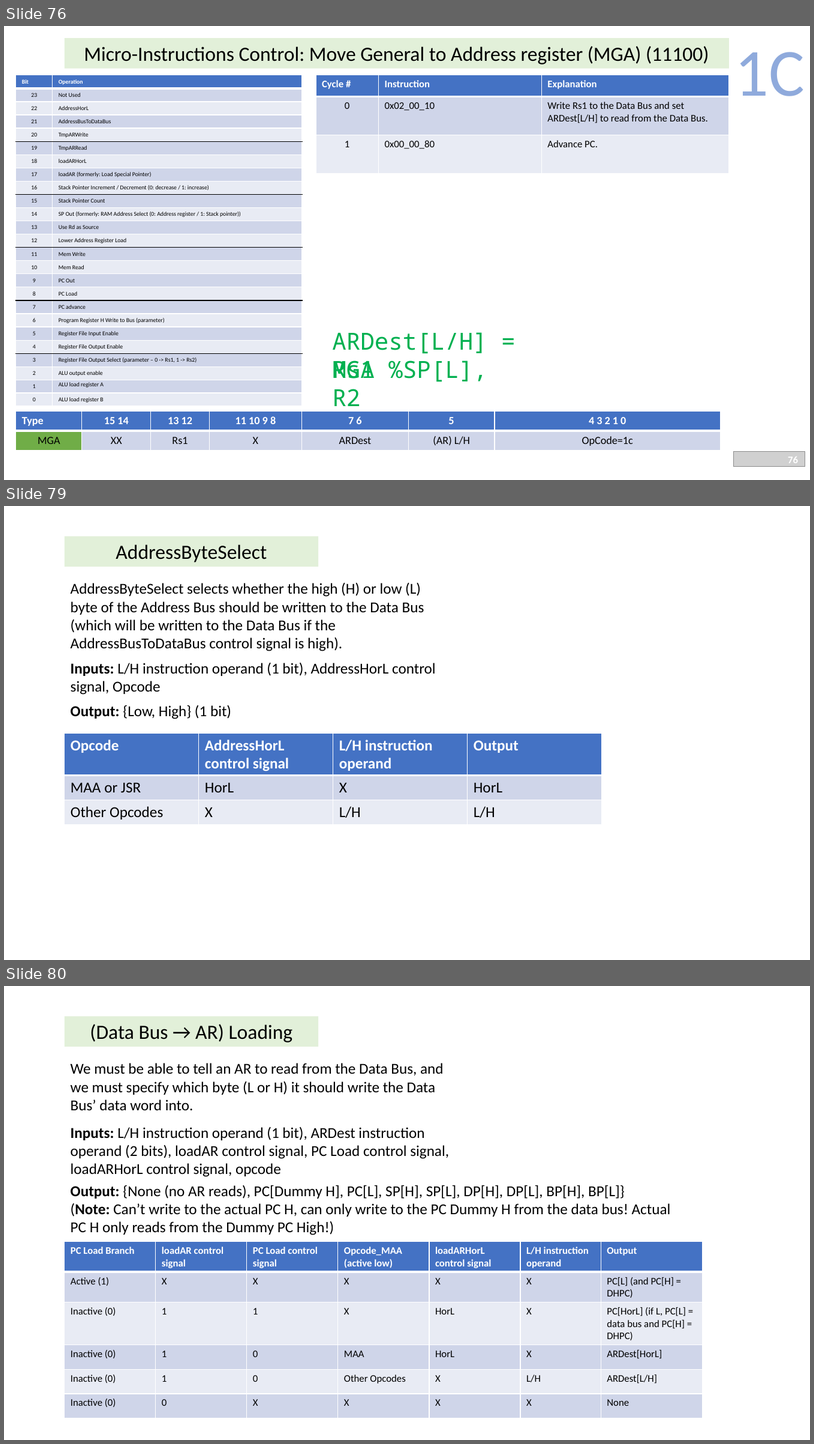
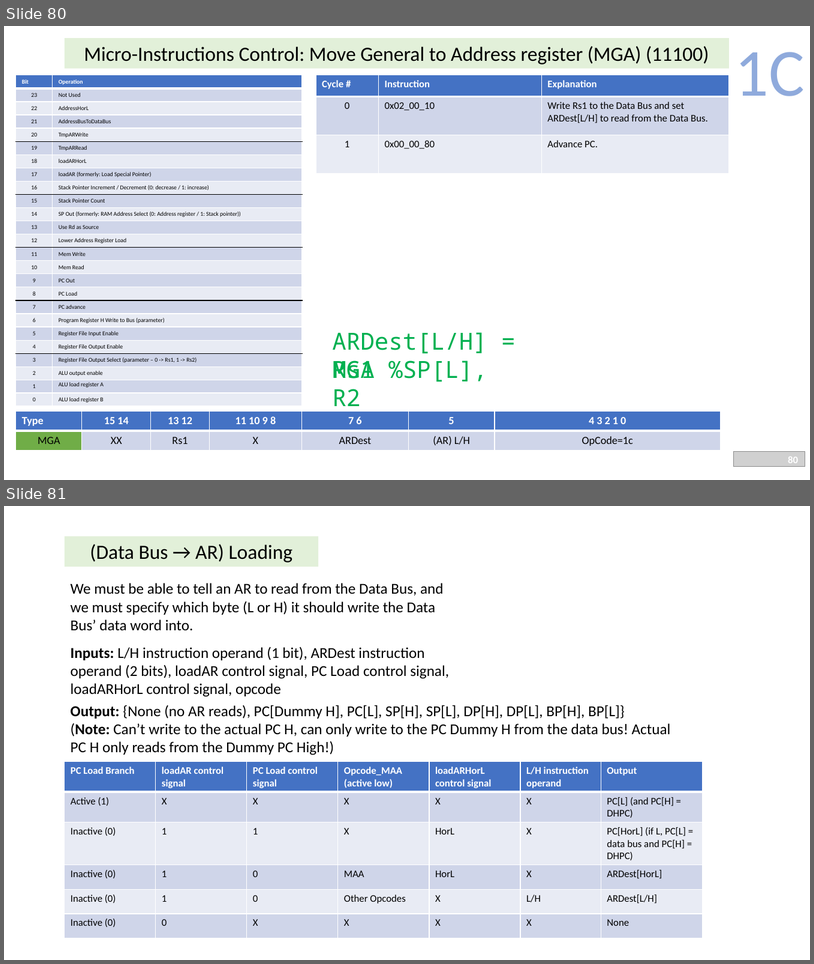
Before and after one commit to gilkeidar/ByteFrost, a slide deck: Documentation/ByteFrost v3.0.pptx. Shown one above the other, each under a label of ours: slides 76, 79 and 80 before the commit, slides 80 and 81 after it; the slides between them are not shown. The pictures are 814x1444 and 814x964 pixels, drawn with LibreOffice and Linux fonts; fonts in the diff are those of the drawing; grey boxes stand for pictures; background and template pictures are left out. Boxes give left, top, right and bottom in pixels: in the first picture for what was removed or moved away, otherwise in the second. Text is boxed around its words. In the diff, an @@ line names an element or a change of style, - is before the commit and + after.

```diff
--- a/Documentation/ByteFrost v3.0.pptx
+++ b/Documentation/ByteFrost v3.0.pptx
@@ slide 79 removed at (4,506,810,960), background #FFFFFF; not listed: 1 template element that a slide beside it also shows @@
@@ title removed at (65,536,318,567) @@
-AddressByteSelect
@@ text removed at (71,582,425,651) @@
-AddressByteSelect selects whether the high (H) or low (L) byte of the Address Bus should be written to the Data Bus (which will be written to the Data Bus if the AddressBusToDataBus control signal is high).
@@ text removed at (71,662,436,694) @@
-Inputs: L/H instruction operand (1 bit), AddressHorL control signal, Opcode
@@ text removed at (71,705,231,719) @@
-Output: {Low, High} (1 bit)
@@ table removed at (65,733,602,824), 3 rows, 4 columns @@
-Opcode | AddressHorL control signal | L/H instruction operand | Output
-MAA or JSR | HorL | X | HorL
-Other Opcodes | X | L/H | L/H
@@ what was slide 76 is now slide 80 @@
@@ page number at (788,456,798,463): text changed @@
-76
+80
@@ what was slide 80 is now slide 81 @@
```
Also in this commit, not shown: 8 slides changed, 5 slides added, 5 other slides removed, 1 other file.
